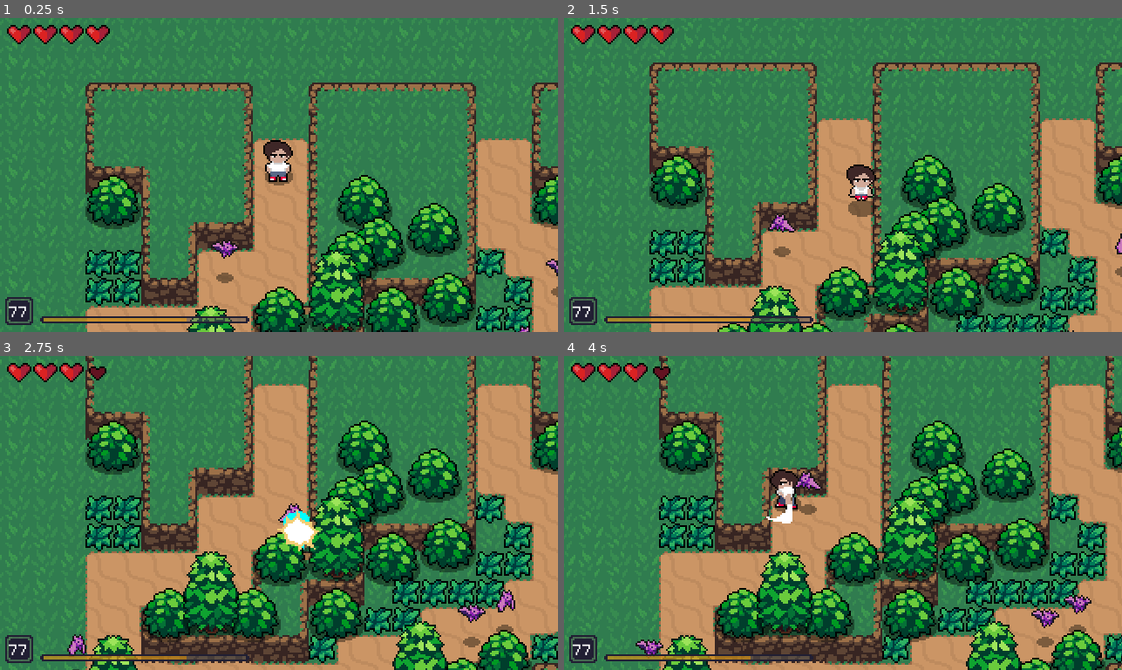
Above: before the commit, frames 1-4 (two rows, left to right).
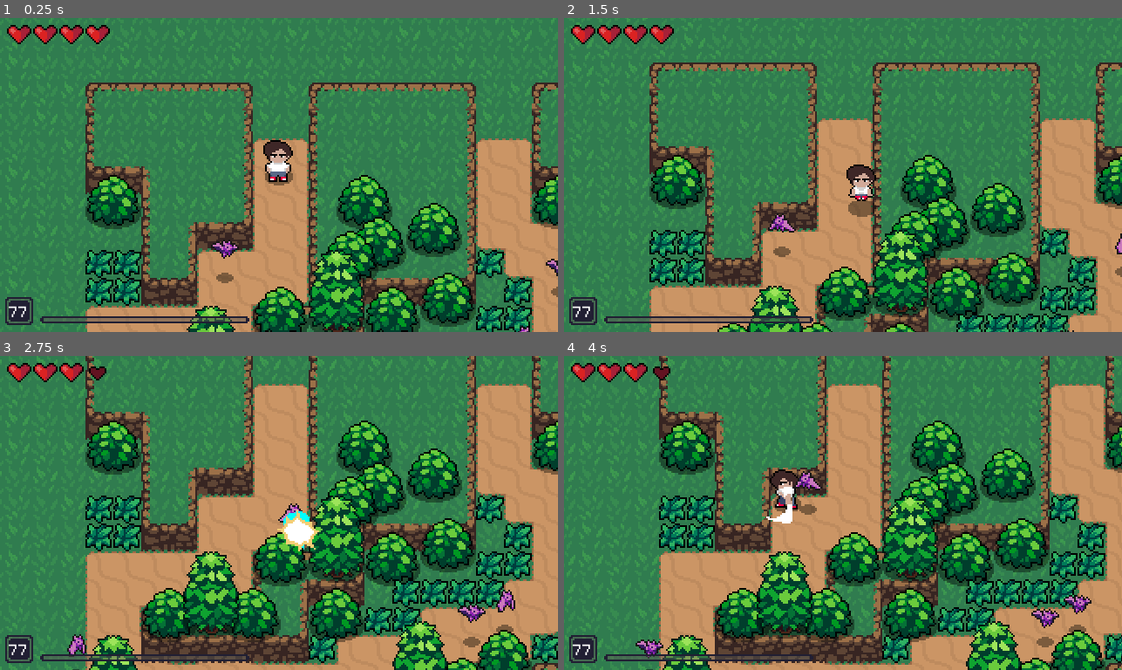
Above: after the commit, the same moments.

Repository: willior/Action_RPG_1
Game: Godot game, scene res://World.tscn
Two runs of this game, one before a commit and one after it. Both use one fixed random seed, a clock stepped at 60 frames per second and the inputs below.
Inputs:
- Up to frame 1 (0.25 s): no input
- Up to frame 2 (1.5 s): hold Right (ui_right) 0.53-1.28 s; tap V (attack) at 0.6 s; hold Down (ui_down) from 1.28 s (still down); tap B (roll) at 1.35 s
- Up to frame 3 (2.75 s): release Down (ui_down) at 2.03 s; hold Right (ui_right) from 2.03 s (still down); tap V (attack) at 2.1 s
- Up to frame 4 (4 s): release Right (ui_right) at 2.78 s; hold Up (ui_up) 2.78-3.53 s; tap B (roll) at 2.85 s; hold Left (ui_left) from 3.53 s (still down); tap V (attack) at 3.6 s

The runs differ from the first frame. In frame 1, 0.3% of the frame differs, in the area x 7-34%, y 95-97%; in frame 2, 0.3%; in frame 3, 0.3%; in frame 4, 0.3%.

Commit message:
experience bar works, levelling up works

Diff:
--- /dev/null
+++ b/GUI.gd
@@ -0,0 +1,16 @@
+extends CanvasLayer
+
+
+# Declare member variables here. Examples:
+# var a = 2
+# var b = "text"
+
+
+# Called when the node enters the scene tree for the first time.
+func _ready():
+	pass # Replace with function body.
+
+
+# Called every frame. 'delta' is the elapsed time since the previous frame.
+#func _process(delta):
+#	pass
--- a/World.tscn
+++ b/World.tscn
@@ -9,11 +9,7 @@
 [ext_resource path="res://assets/Enemies/Bat.tscn" type="PackedScene" id=7]
 [ext_resource path="res://assets/World/Tree.tscn" type="PackedScene" id=8]
 [ext_resource path="res://assets/UI/HealthUI.tscn" type="PackedScene" id=9]
-[ext_resource path="res://assets/Font/font5x7.ttf" type="DynamicFontData" id=10]
-[ext_resource path="res://assets/UI/slot.png" type="Texture" id=11]
-[ext_resource path="res://assets/UI/3x6_XPprogress.png" type="Texture" id=12]
-[ext_resource path="res://assets/UI/3x6_XPunder.png" type="Texture" id=13]
-[ext_resource path="res://assets/UI/3x6_XPover.png" type="Texture" id=14]
+[ext_resource path="res://assets/UI/ExpBar.tscn" type="PackedScene" id=10]
 
 [sub_resource type="TileSet" id=1]
 resource_local_to_scene = true
@@ -490,10 +486,6 @@
 } ]
 0/z_index = 0
 
-[sub_resource type="DynamicFont" id=50]
-size = 14
-font_data = ExtResource( 10 )
-
 [node name="World" type="Node2D"]
 
 [node name="Background" type="Sprite" parent="."]
@@ -673,58 +665,6 @@
 margin_right = 64.0
 margin_bottom = 16.0
 
-[node name="ExpBar" type="Control" parent="GUI"]
-margin_left = 3.0
-margin_top = 160.0
-margin_right = 163.0
-margin_bottom = 176.0
-__meta__ = {
-"_edit_use_anchors_": false
-}
-
-[node name="HBoxContainer" type="HBoxContainer" parent="GUI/ExpBar"]
-anchor_right = 1.0
-anchor_bottom = 1.0
-__meta__ = {
-"_edit_use_anchors_": false
-}
-
-[node name="TextureRect" type="TextureRect" parent="GUI/ExpBar/HBoxContainer"]
-margin_right = 16.0
-margin_bottom = 16.0
-rect_min_size = Vector2( 16, 16 )
-texture = ExtResource( 11 )
-expand = true
-
-[node name="Label" type="Label" parent="GUI/ExpBar/HBoxContainer/TextureRect"]
-anchor_right = 1.0
-anchor_bottom = 1.0
-custom_fonts/font = SubResource( 50 )
-text = "77"
-align = 1
-valign = 1
-__meta__ = {
-"_edit_use_anchors_": false
-}
-
-[node name="TextureProgress" type="TextureProgress" parent="GUI/ExpBar"]
-margin_left = 20.0
-margin_top = 11.0
-margin_right = 140.0
-margin_bottom = 15.0
-rect_min_size = Vector2( 120, 3 )
-size_flags_vertical = 8
-value = 70.0
-rounded = true
-texture_under = ExtResource( 13 )
-texture_over = ExtResource( 14 )
-texture_progress = ExtResource( 12 )
-tint_progress = Color( 1, 0.654902, 0, 0.501961 )
-nine_patch_stretch = true
-stretch_margin_left = 2
-stretch_margin_top = 2
-stretch_margin_right = 2
-stretch_margin_bottom = 2
-__meta__ = {
-"_edit_use_anchors_": false
-}
+[node name="ExpBar" parent="GUI" instance=ExtResource( 10 )]
+
+[editable path="GUI/ExpBar"]
--- a/assets/Player/Player.gd
+++ b/assets/Player/Player.gd
@@ -94,17 +94,12 @@
 	state = MOVE
 
 func enemy_killed(experience_from_kill):
-	prints(stats.experience, 'current exp')
-	prints(experience_from_kill, "exp gained")
-
 	stats.experience += experience_from_kill
 	stats.experience_total += experience_from_kill
 
 	while stats.experience >= stats.experience_required:
 		level_up()
 		stats.experience -= stats.experience_required
-	prints(stats.experience, 'exp after kill')
-	prints(stats.experience_total, 'exp total')
 
 func level_up():
 	prints('level up!', stats.level)
--- a/assets/Player/PlayerStats.tscn
+++ b/assets/Player/PlayerStats.tscn
@@ -6,14 +6,16 @@
 export(int) var max_health = 4 setget set_max_health
 var health = max_health setget set_health
 
-var level = 1
-var experience = 0
-var experience_required = 200
+export(int) var experience_required = 200 setget set_max_experience
+var experience = 0 setget set_experience
+var level = 1 setget set_level
 var experience_total = 0
 
 signal no_health
 signal health_changed(value)
 signal max_health_changed(value)
+signal experience_changed(value)
+signal max_experience_changed(value)
 
 func set_max_health(value):
 	max_health = value
@@ -27,8 +29,21 @@
 	if health <= 0:
 		emit_signal(\"no_health\")
 
+func set_max_experience(value):
+	experience_required = value
+	emit_signal(\"max_experience_changed\", experience_required)
+
+func set_experience(value):
+	experience = value
+	emit_signal(\"experience_changed\", experience)
+
+func set_level(value):
+	level = value
+	emit_signal(\"level_changed\", level)
+
 func _ready():
 	self.health = max_health
+	self.experience = experience_total
 "
 
 [node name="PlayerStats" type="Node"]
--- /dev/null
+++ b/assets/UI/ExpBar.gd
@@ -0,0 +1,23 @@
+extends Control
+
+var experienceProgress = 20 setget set_experience
+var max_experience = 100 setget set_max_experience
+
+onready var levelBox = $HBoxContainer/TextureRect/Label
+onready var expBar = $ExpBarTexture
+
+func set_experience(value):
+	experienceProgress = value
+	expBar.value = experienceProgress
+	print(value)
+
+func set_max_experience(value):
+	max_experience = value
+	expBar.max_value = max_experience
+
+func _ready():
+	self.max_experience = PlayerStats.experience_required
+	self.experienceProgress = PlayerStats.experience
+
+	PlayerStats.connect("experience_changed", self, "set_experience")
+	PlayerStats.connect("max_experience_changed", self, "set_max_experience")
--- /dev/null
+++ b/assets/UI/ExpBar.tscn
@@ -0,0 +1,70 @@
+[gd_scene load_steps=8 format=2]
+
+[ext_resource path="res://assets/UI/3x6_XPprogress.png" type="Texture" id=1]
+[ext_resource path="res://assets/UI/ExpBar.gd" type="Script" id=2]
+[ext_resource path="res://assets/UI/slot.png" type="Texture" id=3]
+[ext_resource path="res://assets/UI/3x6_XPunder.png" type="Texture" id=4]
+[ext_resource path="res://assets/UI/3x6_XPover.png" type="Texture" id=5]
+[ext_resource path="res://assets/Font/font5x7.ttf" type="DynamicFontData" id=6]
+
+[sub_resource type="DynamicFont" id=1]
+size = 14
+font_data = ExtResource( 6 )
+
+[node name="ExpBar" type="Control"]
+margin_left = 3.0
+margin_top = 160.0
+margin_right = 163.0
+margin_bottom = 176.0
+script = ExtResource( 2 )
+__meta__ = {
+"_edit_use_anchors_": false
+}
+
+[node name="HBoxContainer" type="HBoxContainer" parent="."]
+anchor_right = 1.0
+anchor_bottom = 1.0
+__meta__ = {
+"_edit_use_anchors_": false
+}
+
+[node name="TextureRect" type="TextureRect" parent="HBoxContainer"]
+margin_right = 16.0
+margin_bottom = 16.0
+rect_min_size = Vector2( 16, 16 )
+texture = ExtResource( 3 )
+expand = true
+
+[node name="Label" type="Label" parent="HBoxContainer/TextureRect"]
+anchor_right = 1.0
+anchor_bottom = 1.0
+custom_fonts/font = SubResource( 1 )
+text = "77"
+align = 1
+valign = 1
+__meta__ = {
+"_edit_use_anchors_": false
+}
+
+[node name="ExpBarTexture" type="TextureProgress" parent="."]
+margin_left = 20.0
+margin_top = 11.0
+margin_right = 140.0
+margin_bottom = 15.0
+rect_min_size = Vector2( 120, 3 )
+size_flags_vertical = 8
+max_value = 100.0
+value = 20.0
+rounded = true
+texture_under = ExtResource( 4 )
+texture_over = ExtResource( 5 )
+texture_progress = ExtResource( 1 )
+tint_progress = Color( 1, 0.654902, 0, 0.501961 )
+nine_patch_stretch = true
+stretch_margin_left = 2
+stretch_margin_top = 2
+stretch_margin_right = 2
+stretch_margin_bottom = 2
+__meta__ = {
+"_edit_use_anchors_": false
+}
Not shown: 1 places in World.tscn that only renumber resources
